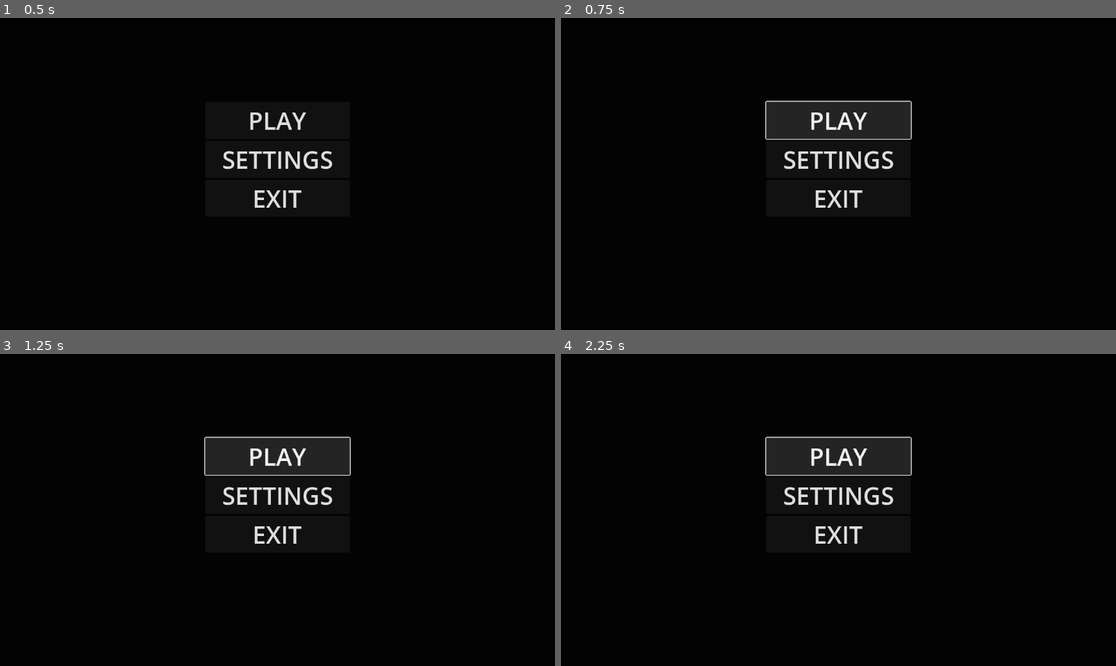
Above: before the commit, frames 1-4 (two rows, left to right).
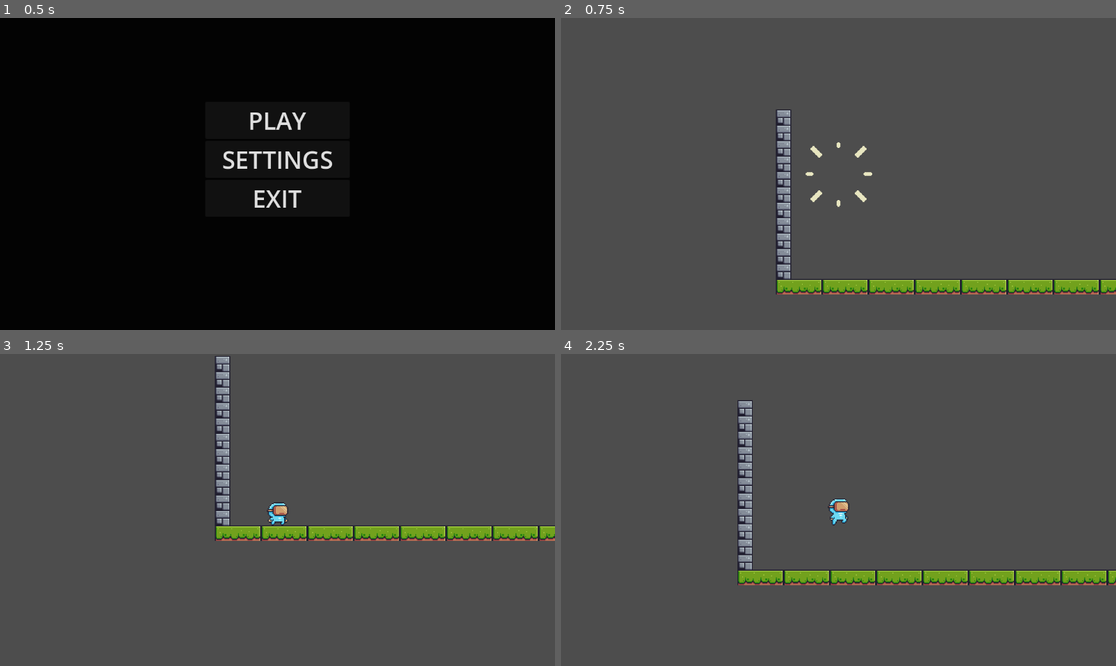
Above: after the commit, the same moments.

Repository: DVelasco9/virtual
Game: Godot game, scene res://scenes/menu.tscn
Two runs of this game, one before a commit and one after it. Both use one fixed random seed, a clock stepped at 60 frames per second and the inputs below.
Inputs (mouse positions are in pixels of both pictures, inside the frame that each line leads up to):
- Up to frame 1 (0.5 s): no input
- Up to frame 2 (0.75 s): click "PLAY" at 0.5 s
- Up to frame 3 (1.25 s): no input
- Up to frame 4 (2.25 s): click (838, 456) at 1.25 s, where only the run before the commit has a clickable "PLAY"; hold D (right) from 2.03 s (still down); tap Space (jump) at 2.1 s

Frame 1 is identical in both runs. In frame 2, 100% of the frame differs, in the area x 0-100%, y 0-100%; in frame 3, 100%; in frame 4, 100%.

Commit message:
RQ011: Menu de muerte

Diff:
--- a/scenes/character_body_2d.tscn
+++ b/scenes/character_body_2d.tscn
@@ -299,7 +299,7 @@
 "duration": 1.0,
 "texture": SubResource("AtlasTexture_wqsd8")
 }],
-"loop": true,
+"loop": false,
 "name": &"hit",
 "speed": 12.0
 }, {
@@ -470,7 +470,7 @@
 
 [node name="AnimatedSprite2D" type="AnimatedSprite2D" parent="."]
 sprite_frames = SubResource("SpriteFrames_q3p54")
-animation = &"spawn"
+animation = &"hit"
 
 [node name="Camera2D" type="Camera2D" parent="."]
 zoom = Vector2(2, 2)
--- /dev/null
+++ b/scenes/muerte.tscn
@@ -0,0 +1,51 @@
+[gd_scene load_steps=2 format=3 uid="uid://c6lefjeqrhuri"]
+
+[ext_resource type="Script" uid="uid://gytd0kwj18j6" path="res://scripts/muerte.gd" id="1_beg0p"]
+
+[node name="muerte" type="Control"]
+layout_mode = 3
+anchors_preset = 15
+anchor_right = 1.0
+anchor_bottom = 1.0
+grow_horizontal = 2
+grow_vertical = 2
+script = ExtResource("1_beg0p")
+
+[node name="ColorRect" type="ColorRect" parent="."]
+layout_mode = 1
+anchors_preset = 15
+anchor_right = 1.0
+anchor_bottom = 1.0
+grow_horizontal = 2
+grow_vertical = 2
+color = Color(0.0475577, 0.0475576, 0.0475576, 1)
+
+[node name="BACK TO MENU" type="Button" parent="."]
+layout_mode = 1
+anchors_preset = 2
+anchor_top = 1.0
+anchor_bottom = 1.0
+offset_top = -77.0
+offset_right = 395.0
+grow_vertical = 0
+theme_override_font_sizes/font_size = 50
+text = "BACK TO MENU "
+
+[node name="RETRY" type="Button" parent="."]
+layout_mode = 1
+anchors_preset = 8
+anchor_left = 0.5
+anchor_top = 0.5
+anchor_right = 0.5
+anchor_bottom = 0.5
+offset_left = -150.0
+offset_top = -38.5
+offset_right = 150.0
+offset_bottom = 38.5
+grow_horizontal = 2
+grow_vertical = 2
+theme_override_font_sizes/font_size = 50
+text = "RETRY"
+
+[connection signal="pressed" from="BACK TO MENU" to="." method="_on_back_to_menu_pressed"]
+[connection signal="pressed" from="RETRY" to="." method="_on_retry_pressed"]
--- /dev/null
+++ b/scenes/pausa.tscn
@@ -0,0 +1,9 @@
+[gd_scene format=3 uid="uid://b80xrhlth5y0f"]
+
+[node name="pausa" type="Control"]
+layout_mode = 3
+anchors_preset = 15
+anchor_right = 1.0
+anchor_bottom = 1.0
+grow_horizontal = 2
+grow_vertical = 2
--- a/scripts/area_2d.gd
+++ b/scripts/area_2d.gd
@@ -8,5 +8,5 @@
 
 func _on_body_entered(body: Node2D) -> void:
 	if body.is_in_group("player"):
-		body.take_damage(hurt)
+		body.take_damage(hurt, global_position)
 		print("daño", hurt)
--- a/scripts/character_body_2d.gd
+++ b/scripts/character_body_2d.gd
@@ -13,9 +13,12 @@
 var is_dead := false
 var is_invulnerable := false
 var spawning := true
+var knockback_time := 0.2
+var knockback_timer := 0.0
+var last_checkpoint_position: Vector2
 
 
-func take_damage(amount : int):
+func take_damage(amount : int, from_position):
 	if is_dead or is_invulnerable:
 		return
 
@@ -24,12 +27,25 @@
 	current_health = clamp(current_health, 0, max_health)
 
 	is_invulnerable = true
-	await get_tree().create_timer(1.0).timeout
+
+	knockback(from_position)
+
+	animation.play("hit")
+
+
+	await get_tree().create_timer(0.3).timeout
 	is_invulnerable = false
+
 
 
 	if current_health == 0:
 		die()
+
+func knockback(from_position: Vector2):
+	var direction = sign(global_position.x - from_position.x)
+	velocity.x = direction * 150
+	velocity.y = -200
+	knockback_timer = knockback_time
 
 func die():
 
@@ -45,7 +61,12 @@
 
 	await animation.animation_finished
 	print("Animación terminada")
-	get_tree().reload_current_scene()
+
+	get_tree().change_scene_to_file("res://scenes/muerte.tscn")
+
+
+
+
 
 func _ready() -> void:
 	add_to_group("player")
@@ -54,6 +75,20 @@
 func _physics_process(delta: float) -> void:
 	if is_dead:
 		return
+
+	if knockback_timer > 0:
+		knockback_timer -= delta
+		if not is_on_floor():
+			velocity.y += gravity * delta
+		move_and_slide()
+		return
+
+	if is_invulnerable and animation.animation == "hit":
+		if not is_on_floor():
+			velocity.y += gravity * delta
+		move_and_slide()
+		return
+
 	move_x()
 	estado()
 	djump(delta)
@@ -77,7 +112,7 @@
 		running = false
 
 func djump(delta):
-	if Input.is_action_just_pressed("jump"):
+	if Input.is_action_just_pressed("jump") and is_on_floor():
 		velocity.y = jump
 	if not is_on_floor():
 		velocity.y += gravity * delta
@@ -108,5 +143,7 @@
 	spawning = false
 	#$CollisionShape2D.disabled = false
 
+
+
 func _on_area_2d_body_entered(body: Node2D) -> void:
 	pass # Replace with function body.
--- a/scripts/menu.gd
+++ b/scripts/menu.gd
@@ -3,7 +3,7 @@
 
 
 func _on_play_pressed() -> void:
-	pass # Replace with function body.
+	get_tree().change_scene_to_file("res://scenes/nivel_1.tscn")
 
 
 func _on_settings_pressed() -> void:
--- /dev/null
+++ b/scripts/muerte.gd
@@ -0,0 +1,10 @@
+extends Control
+
+
+func _on_retry_pressed() -> void:
+	pass
+
+
+
+func _on_back_to_menu_pressed() -> void:
+	get_tree().change_scene_to_file("res://scenes/menu.tscn")
Not shown, added: scripts/muerte.gd.uid
